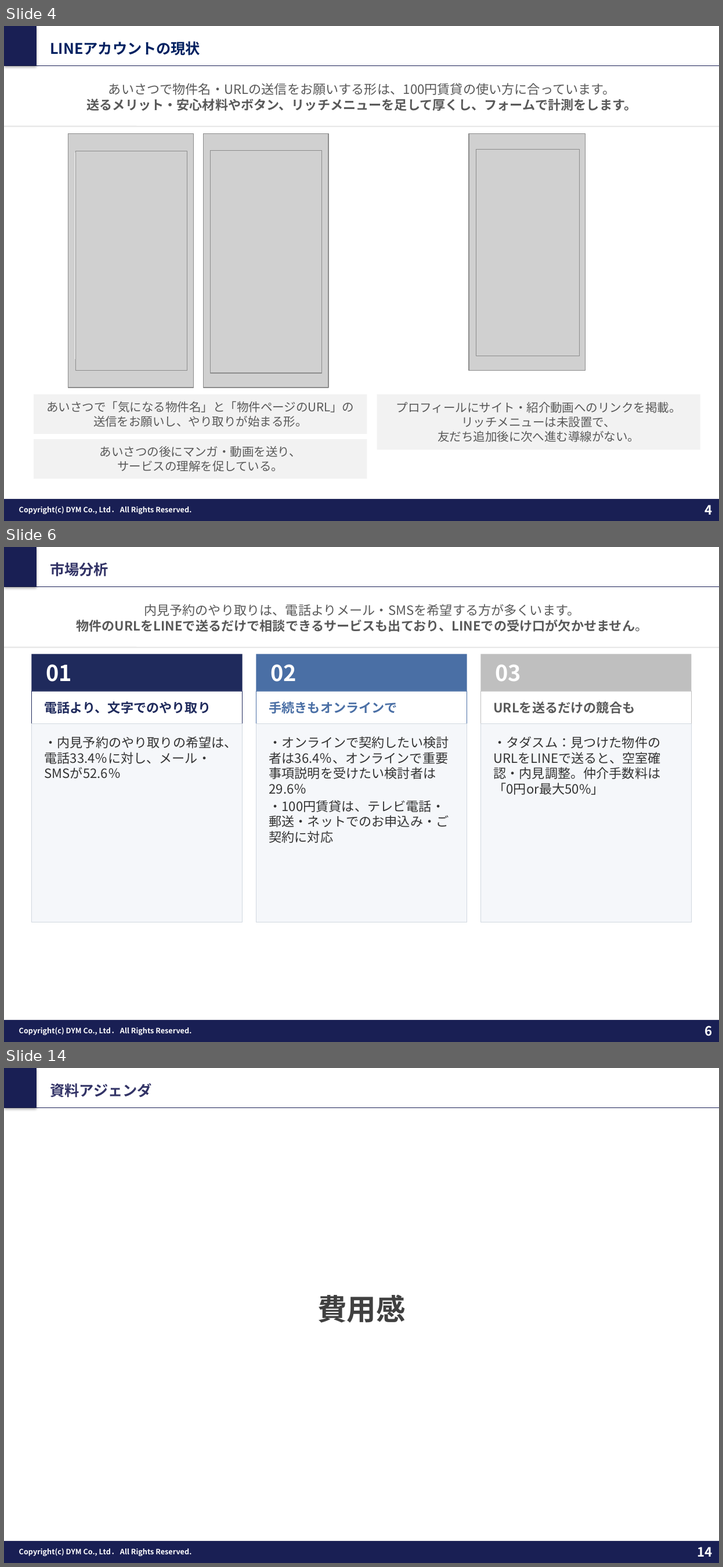
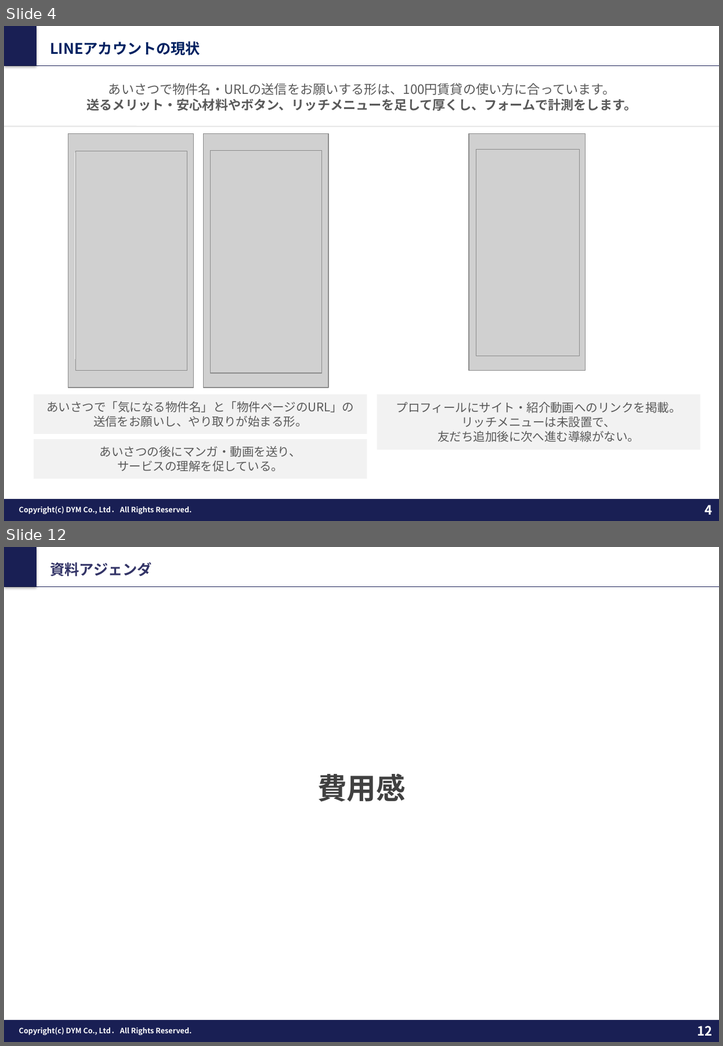
Before and after one commit to tonomura-r-dev/folder, a slide deck: 202610_株式会社あらうち御中_LINE公式アカウント運用のご提案_v9.pptx. Shown one above the other, each under a label of ours: slides 4, 6 and 14 before the commit, slides 4 and 12 after it; the slides between them are not shown. The pictures are 723x1567 and 723x1046 pixels, drawn with LibreOffice and Linux fonts; fonts in the diff are those of the drawing; grey boxes stand for pictures; background and template pictures are left out. Boxes give left, top, right and bottom in pixels: in the first picture for what was removed or moved away, otherwise in the second. Text is boxed around its words. In the diff, an @@ line names an element or a change of style, - is before the commit and + after.

```diff
--- a/202610_株式会社あらうち御中_LINE公式アカウント運用のご提案_v9.pptx
+++ b/202610_株式会社あらうち御中_LINE公式アカウント運用のご提案_v9.pptx
@@ slide 6 removed at (4,547,719,1042), background #FFFFFF; not listed: 5 template elements that a slide beside it also shows @@
@@ text removed at (50,562,108,577) @@
-市場分析
@@ text removed at (76,604,647,632) @@
-内見予約のやり取りは、電話よりメール・SMSを希望する方が多くいます。
-物件のURLをLINEで送るだけで相談できるサービスも出ており、LINEでの受け口が欠かせません。
@@ line removed from (4, 647) to (719, 647) @@
@@ rectangle removed at (32,654,242,691) @@
-01
@@ rectangle removed at (256,654,466,691) @@
-02
@@ rectangle removed at (480,654,691,691) @@
-03
@@ rectangle removed at (32,691,242,724) @@
-電話より、文字でのやり取り
@@ rectangle removed at (256,691,466,724) @@
-手続きもオンラインで
@@ rectangle removed at (480,691,691,724) @@
-URLを送るだけの競合も
@@ rectangle removed at (32,724,242,922) @@
-・内見予約のやり取りの希望は、電話33.4％に対し、メール・SMSが52.6％
@@ rectangle removed at (256,724,466,922) @@
-・オンラインで契約したい検討者は36.4％、オンラインで重要事項説明を受けたい検討者は29.6％
-・100円賃貸は、テレビ電話・郵送・ネットでのお申込み・ご契約に対応
@@ rectangle removed at (480,724,691,922) @@
-・タダスム：見つけた物件のURLをLINEで送ると、空室確認・内見調整。仲介手数料は「0円or最大50%」
@@ what was slide 14 is now slide 12 @@
@@ page number at (697,1025,712,1035): text changed @@
-14
+12
```
Also in this commit, not shown: 12 slides changed, 1 other slide removed, 3 other files.
